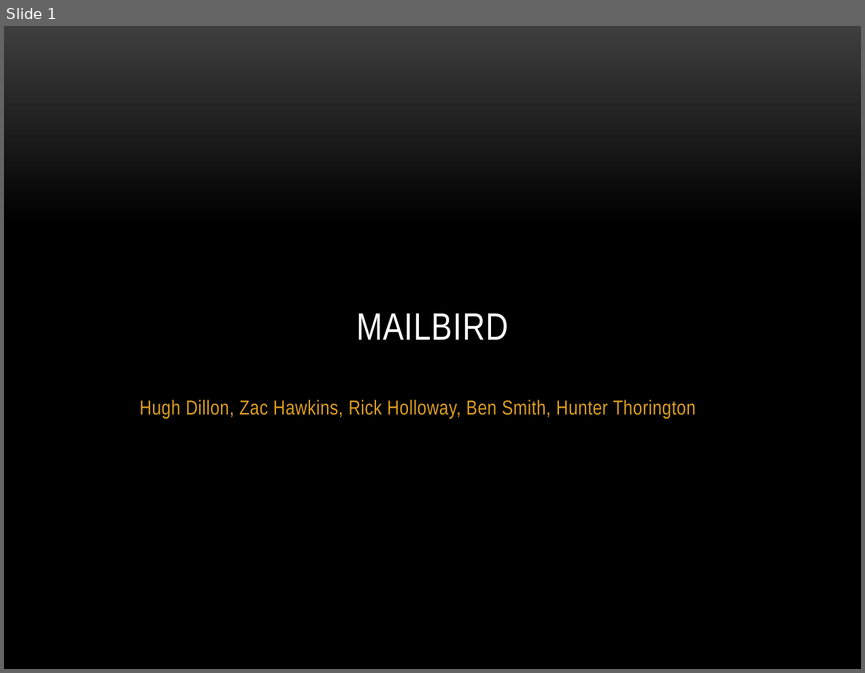
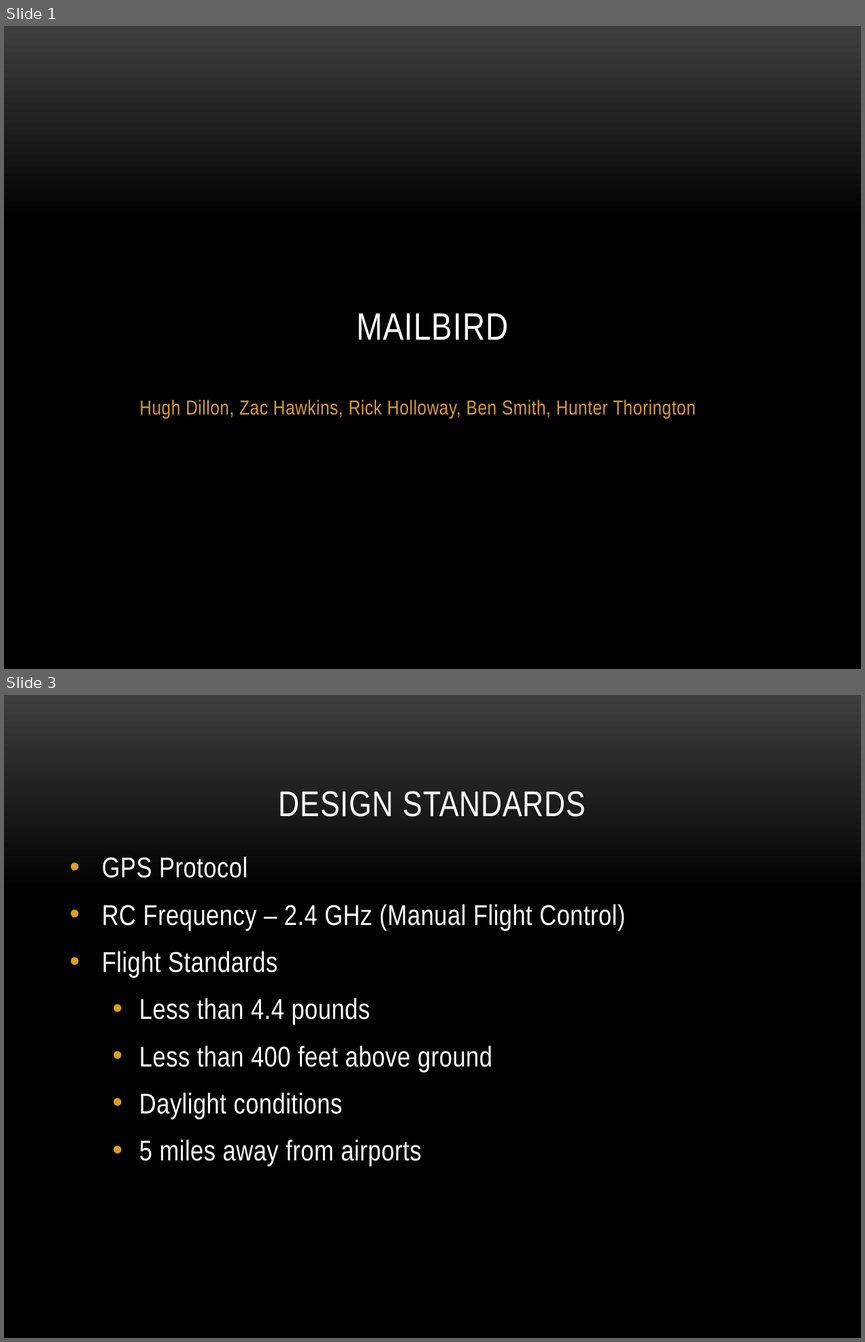
Before and after one commit to MailBirdAU/MailBird, a slide deck: docs/Proposal/Proposal Presentation.pptx. Shown one above the other, each under a label of ours: slide 1 before the commit, slides 1 and 3 after it; the slides between them are not shown. The pictures are 865x673 and 865x1342 pixels, drawn with LibreOffice and Linux fonts; fonts in the diff are those of the drawing; background and template pictures are left out. Boxes give left, top, right and bottom in pixels: in the first picture for what was removed or moved away, otherwise in the second. Text is boxed around its words. In the diff, an @@ line names an element or a change of style, - is before the commit and + after.

Commit message:
Completed presentation

```diff
--- a/docs/Proposal/Proposal Presentation.pptx
+++ b/docs/Proposal/Proposal Presentation.pptx
@@ slide 3 added at box(4, 695, 861, 1338), background picture (left out) @@
@@ title added at box(279, 791, 586, 817), 30 pt, text #FFFFFF @@
+DESIGN STANDARDS
@@ text added at box(102, 856, 625, 1166), 24 pt, text #FFFFFF @@
+• GPS Protocol
+• RC Frequency – 2.4 GHz (Manual Flight Control)
+• Flight Standards
+  • Less than 4.4 pounds
+  • Less than 400 feet above ground
+  • Daylight conditions
+  • 5 miles away from airports
```
Also in this commit, not shown: 7 other slides added, 5 slides removed.
